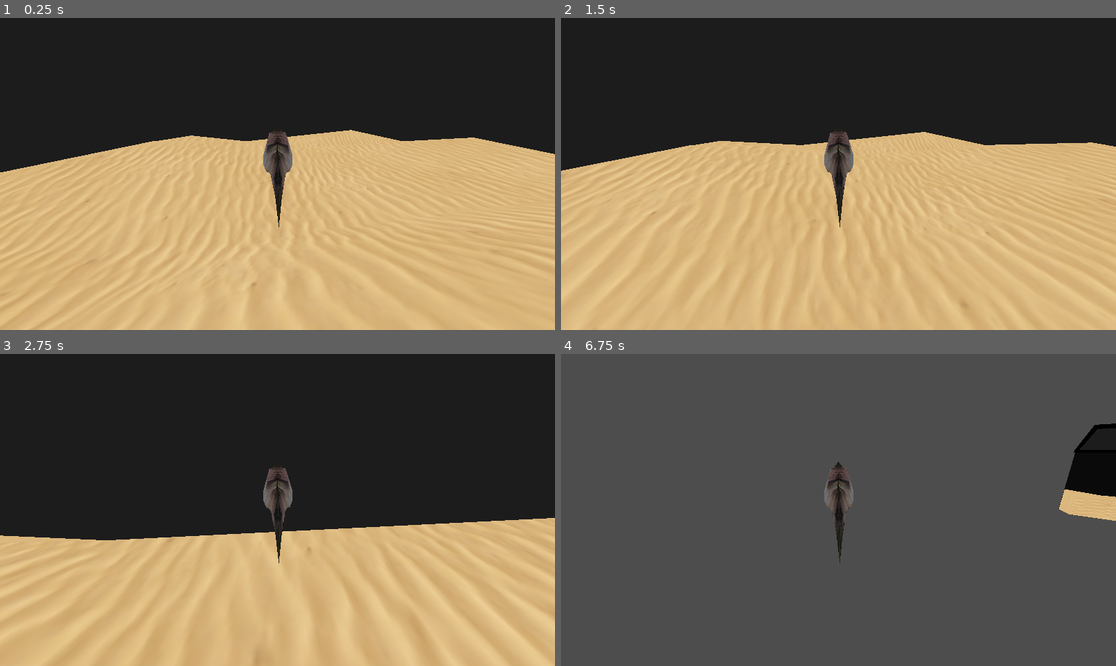
Above: before the commit, frames 1-4 (two rows, left to right).
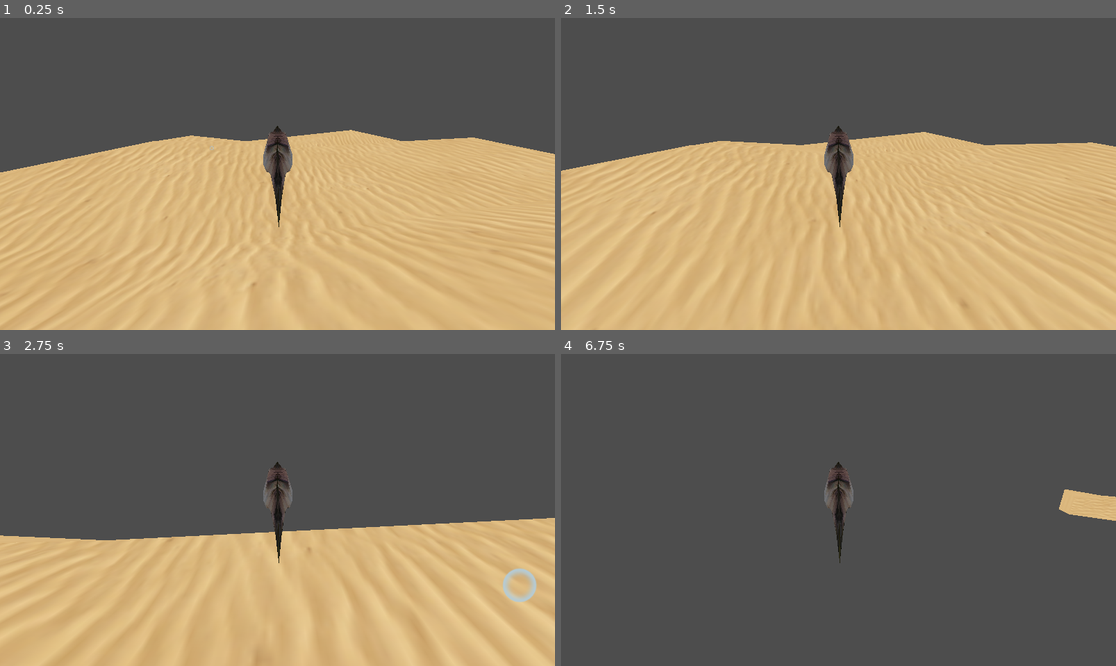
Above: after the commit, the same moments.

Repository: henkehedstrom/dj-scaled
Game: Godot game, scene res://level.tscn
Same seed, same stepped clock (60 frames per second), same inputs: the game is played once before the commit and once after it.
Inputs (mouse positions are in pixels of both pictures, inside the frame that each line leads up to):
- Up to frame 1 (0.25 s): no input
- Up to frame 2 (1.5 s): tap Enter at 0.5 s; move the mouse to (866, 174) at 0.52 s; hold W (forward) from 0.53 s (still down); move the mouse to (810, 174) at 1.27 s
- Up to frame 3 (2.75 s): keep holding W (forward); move the mouse to (288, 503) at 2.02 s
- Up to frame 4 (6.75 s): move the mouse to (832, 516) at 2.77 s; tap Space at 3.5, 5, 6.5 s; move the mouse to (877, 513) at 3.52 s; tap Enter at 4.25, 5.75 s; move the mouse to (794, 506) at 4.27 s; move the mouse to (844, 510) at 5.02 s; move the mouse to (816, 503) at 5.77 s; release W (forward) at 5.78 s; hold D (right) 5.78-6.53 s; move the mouse to (866, 510) at 6.52 s; hold W (forward) from 6.53 s (still down)

The runs differ from the first frame. In frame 1, 40% of the frame differs, in the area x 0-100%, y 0-50%; in frame 2, 41%; in frame 3, 56%, in the area x 0-100%, y 0-80%; in frame 4, 1.6%.

Commit message:
partiklos

Diff:
--- a/FelixMapp_KOLLA_INTE/FishTankOverride.tscn
+++ b/FelixMapp_KOLLA_INTE/FishTankOverride.tscn
@@ -13,11 +13,15 @@
 [node name="fioshtank" instance=ExtResource("1_o5fft")]
 
 [node name="Glass" parent="." index="0"]
+visible = false
 surface_material_override/0 = ExtResource("2_gd3sh")
 
 [node name="Sand" parent="." index="1"]
 material_override = ExtResource("2_31fof")
 surface_material_override/0 = ExtResource("2_31fof")
+
+[node name="GlassTop" parent="." index="2"]
+visible = false
 
 [node name="CPUParticles3D" type="CPUParticles3D" parent="." index="3"]
 amount = 20
--- a/FelixMapp_KOLLA_INTE/bubble_material.tres
+++ b/FelixMapp_KOLLA_INTE/bubble_material.tres
@@ -7,5 +7,5 @@
 render_priority = 0
 shader = ExtResource("1_gk0d1")
 shader_parameter/billboard = null
-shader_parameter/tint = Color(0.694118, 0.827451, 1, 1)
+shader_parameter/tint = Color(0.7056, 0.79744, 0.84, 1)
 shader_parameter/albedo = ExtResource("2_ydymo")
--- a/FelixMapp_KOLLA_INTE/particle_mesh.tres
+++ b/FelixMapp_KOLLA_INTE/particle_mesh.tres
@@ -4,3 +4,4 @@
 
 [resource]
 material = ExtResource("1_n5enr")
+size = Vector2(7.62, 7.62)
Binary file changed: FelixMapp_KOLLA_INTE/bubble.png
